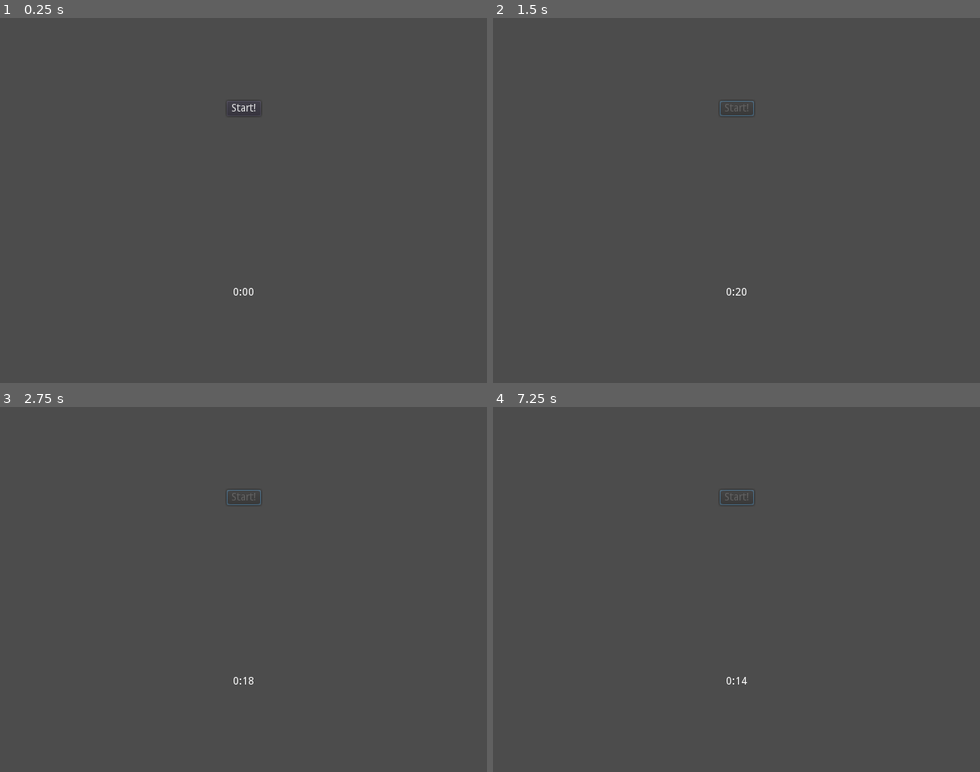
Above: before the commit, frames 1-4 (two rows, left to right).
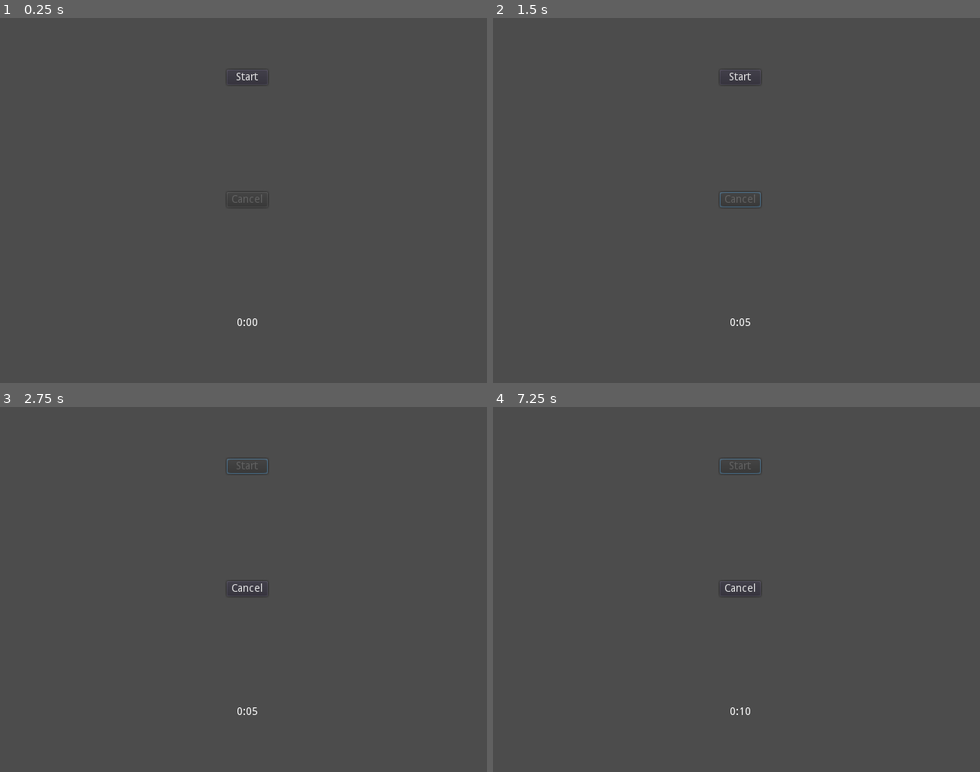
Above: after the commit, the same moments.

Repository: doctor-g/MonsDRAWsityTimer
Game: Godot game, scene res://src/MainScene.tscn
The game is run twice, just before and just after one commit, with the same random seed, the same clock (stepped at 60 frames per second) and the same inputs.
Inputs (mouse positions are in pixels of both pictures, inside the frame that each line leads up to):
- Up to frame 1 (0.25 s): no input
- Up to frame 2 (1.5 s): click "Start!" (after the commit: "Start") at 0.5 s; click (741, 200) at 1.25 s, where only the run after the commit has a clickable "Cancel"
- Up to frame 3 (2.75 s): click (248, 465) at 2 s, where only the run after the commit has a clickable "Start"
- Up to frame 4 (7.25 s): tap Enter at 2.75, 4.25, 6.5 s; tap Space at 3.5, 5 s

The runs differ from the first frame. In frame 1, 0.2% of the frame differs, in the area x 47-53%, y 15-85%; in frame 2, 0.2%; in frame 3, 0.2%, in the area x 46-55%, y 14-85%; in frame 4, 0.2%.

Commit message:
Add cancel button

Diff:
--- a/project/src/MainScene.gd
+++ b/project/src/MainScene.gd
@@ -14,10 +14,12 @@
 onready var _timer := $Timer
 onready var _timeRemainingLabel := $VBoxContainer/TimeRemaining
 onready var _beepPlayer := $AudioStreamPlayer
+onready var _cancelButton := $VBoxContainer/CancelButton
 
 
 func _on_StartButton_pressed():
 	_startButton.disabled = true
+	_cancelButton.disabled = false
 	_state = State.STUDY
 	_secondsRemaining = studyDuration
 	_timeRemainingLabel.text = _formatSecondsRemaining()
@@ -32,9 +34,12 @@
 		match _state:
 			State.STUDY:
 				_secondsRemaining = drawDuration
+				_timeRemainingLabel.text = _formatSecondsRemaining()
+				_state = State.DRAW
 			State.DRAW:
 				_startButton.disabled = false
 				_state = State.NONE
+				_cancelButton.disabled = true
 				_timer.stop()
 
 
@@ -44,3 +49,12 @@
 	result += ":"
 	result += "%02d" % (_secondsRemaining % 60)
 	return result;
+
+
+func _on_CancelButton_pressed():
+	_state = State.NONE
+	_secondsRemaining = studyDuration
+	_timer.stop()
+	_startButton.disabled = false
+	_cancelButton.disabled = true
+	_timeRemainingLabel.text = _formatSecondsRemaining()
--- a/project/src/MainScene.tscn
+++ b/project/src/MainScene.tscn
@@ -10,6 +10,8 @@
 __meta__ = {
 "_edit_use_anchors_": false
 }
+studyDuration = 5
+drawDuration = 10
 
 [node name="AudioStreamPlayer" type="AudioStreamPlayer" parent="."]
 stream = ExtResource( 1 )
@@ -25,17 +27,26 @@
 }
 
 [node name="StartButton" type="Button" parent="VBoxContainer"]
-margin_top = 109.0
-margin_right = 45.0
-margin_bottom = 129.0
+margin_top = 68.0
+margin_right = 54.0
+margin_bottom = 88.0
 size_flags_horizontal = 3
 size_flags_vertical = 6
-text = "Start!"
+text = "Start"
+
+[node name="CancelButton" type="Button" parent="VBoxContainer"]
+margin_top = 229.0
+margin_right = 54.0
+margin_bottom = 249.0
+size_flags_horizontal = 3
+size_flags_vertical = 6
+disabled = true
+text = "Cancel"
 
 [node name="TimeRemaining" type="Label" parent="VBoxContainer"]
-margin_top = 354.0
-margin_right = 45.0
-margin_bottom = 368.0
+margin_top = 394.0
+margin_right = 54.0
+margin_bottom = 408.0
 size_flags_horizontal = 3
 size_flags_vertical = 6
 text = "0:00"
@@ -43,4 +54,5 @@
 
 [node name="Timer" type="Timer" parent="."]
 [connection signal="pressed" from="VBoxContainer/StartButton" to="." method="_on_StartButton_pressed"]
+[connection signal="pressed" from="VBoxContainer/CancelButton" to="." method="_on_CancelButton_pressed"]
 [connection signal="timeout" from="Timer" to="." method="_on_Timer_timeout"]
